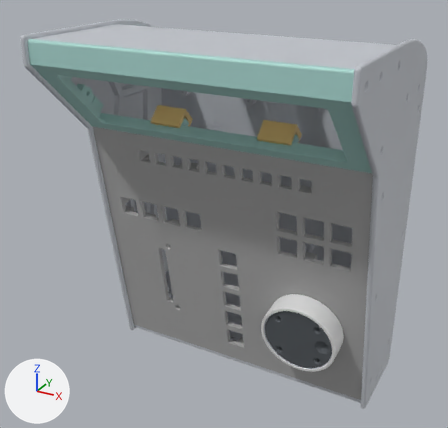
The glTF model fiofi/studio/manufactured-surfaces.glb as it was, and as the next commit left it.
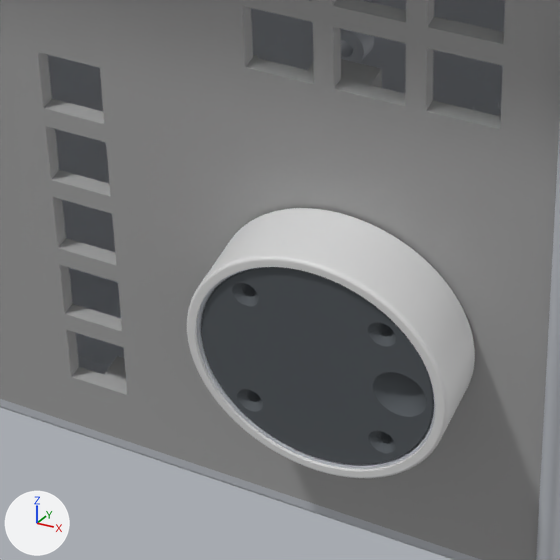
There are two pictures of each version: one whole from a camera (50 mm lens) standing at (320.0, -462.0, 337.0) and looking at (108.0, -78.0, 145.0), one close up on the part from 46% to 82% of the width and 55% to 92% of the height. Lighting does not change. The marker at lower left points along +X, +Y and +Z. The last two pictures show the newer version. Vertices at exactly the same position are counted once.

Objects in the first close-up: '01_Base', '02_Fianco_DX', '04_Frontale', '08_Deck', '13B_Tappo_jog', '13C', '13_Ruota_jog'.
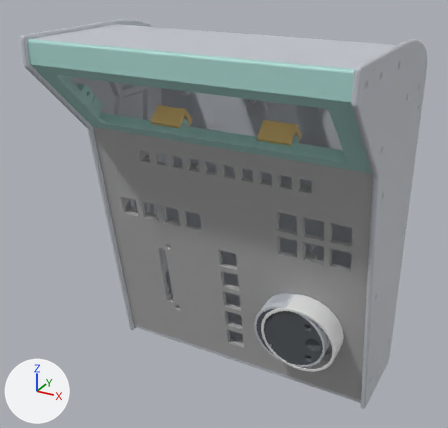
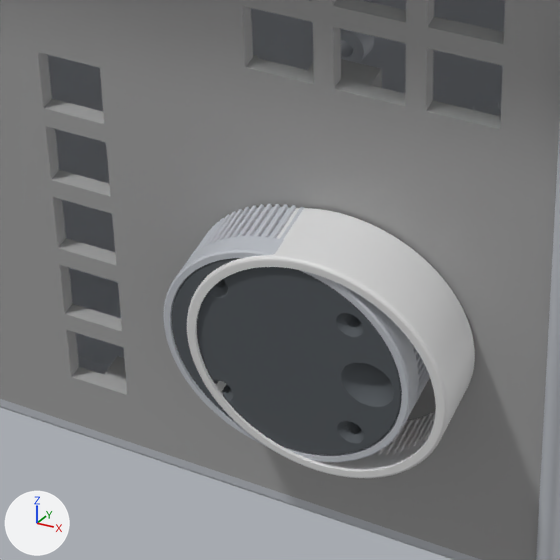
Where the change shows, as pixel boxes (x1, y1, x2, y2) in the close-ups (560 x 560 px):
```json
{"object": "13B_Tappo_jog", "change": "moved", "before": [201, 267, 434, 465], "after": [172, 258, 402, 455]}
{"object": "13_Ruota_jog", "change": "moved", "before": [197, 267, 436, 469], "after": [164, 204, 430, 462], "on screen": "mostly hidden before"}
```

The change, as JSON lines over the scene's bpy script:
```json
{"block": "me_13_ruota_jog", "where": "# used by ob_13_ruota_jog; location = (0.0, 0.0, 0.0)"}
{"op": "remove", "block": "me_13_ruota_jog", "code": "me_13_ruota_jog.from_pydata(...)  # 12885 vertices, 25782 faces; spans x 151.0..209.0, y -98.2..-68.5, z 33.8..93.7"}
{"op": "add", "block": "me_13_ruota_jog", "code": "me_13_ruota_jog.from_pydata(...)  # 12885 vertices, 25782 faces; spans x 143.8..201.8, y -98.2..-68.5, z 33.8..93.7"}
{"block": "me_13_ruota_jog", "change": "me_13_ruota_jog part 2: the whole mesh is moved by (-7.2, 0.0, 0.0)"}
{"block": "me_13b_tappo_jog", "where": "# used by ob_13b_tappo_jog; location = (0.0, 0.0, 0.0)"}
{"op": "remove", "block": "me_13b_tappo_jog", "code": "me_13b_tappo_jog.from_pydata(...)  # 4608 vertices, 9228 faces; spans x 153.0..207.0, y -97.8..-84.2, z 35.8..89.7"}
{"op": "add", "block": "me_13b_tappo_jog", "code": "me_13b_tappo_jog.from_pydata(...)  # 4608 vertices, 9228 faces; spans x 145.8..199.8, y -97.8..-84.2, z 35.8..89.7"}
{"block": "me_13b_tappo_jog", "change": "me_13b_tappo_jog part 1: the whole mesh is moved by (-7.2, 0.0, 0.0)"}
```
